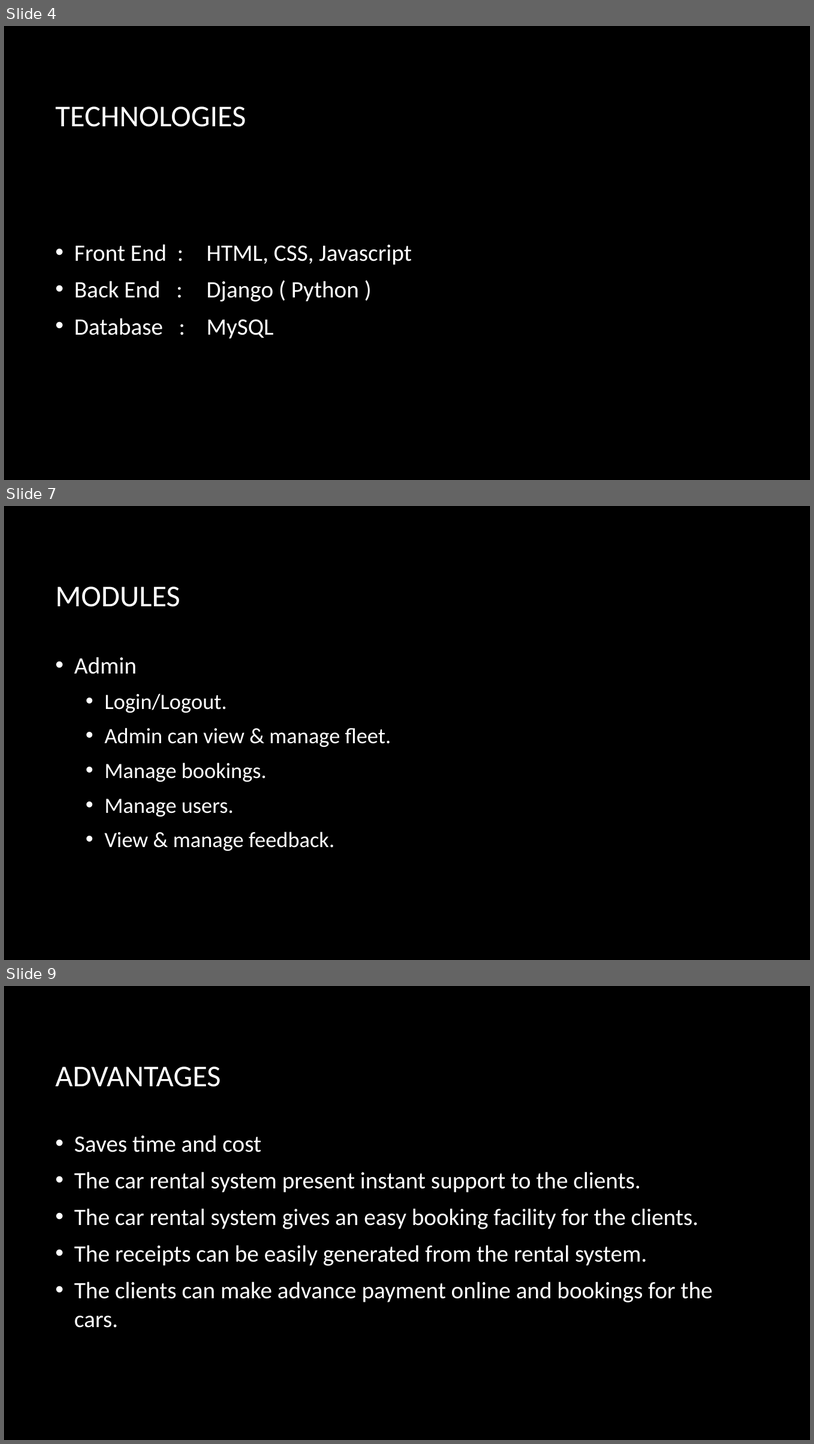
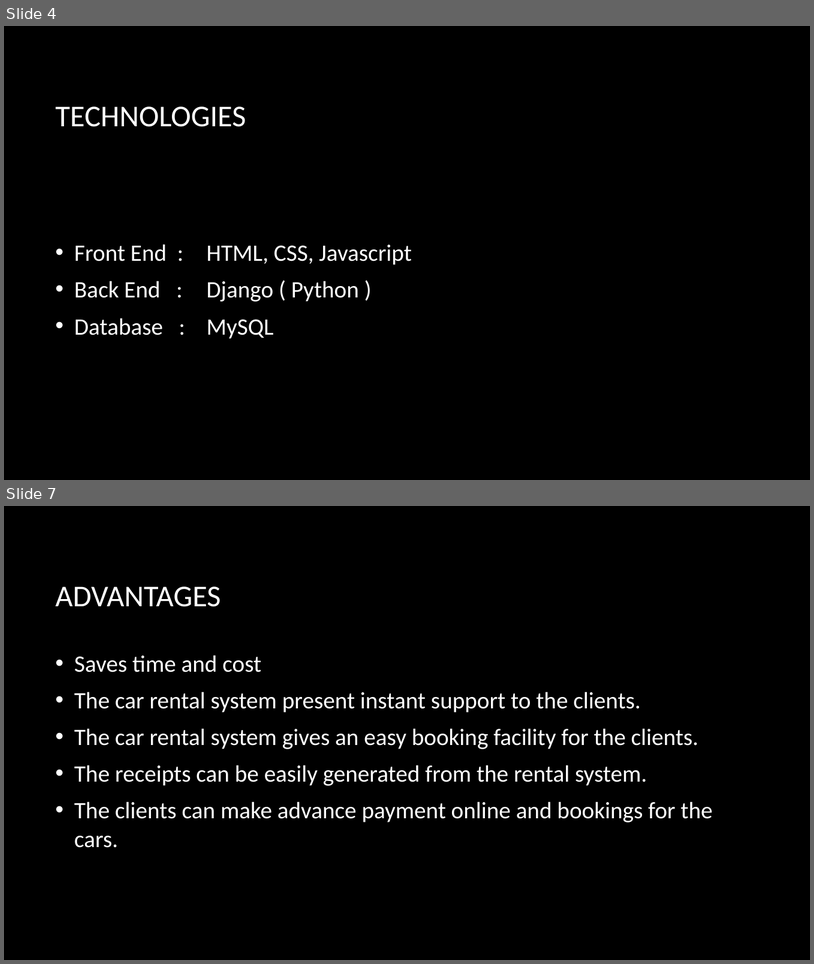
Before and after one commit to harshil037/carrent, a slide deck: Car rental system (2).pptx. Shown one above the other, each under a label of ours: slides 4, 7 and 9 before the commit, slides 4 and 7 after it; the slides between them are not shown. The pictures are 814x1444 and 814x964 pixels, drawn with LibreOffice and Linux fonts; fonts in the diff are those of the drawing; background and template pictures are left out. Boxes give left, top, right and bottom in pixels: in the first picture for what was removed or moved away, otherwise in the second. Text is boxed around its words. In the diff, an @@ line names an element or a change of style, - is before the commit and + after.

```diff
--- a/Car rental system (2).pptx
+++ b/Car rental system (2).pptx
@@ slide 7 removed at [4,506,810,960], background picture (left out) @@
@@ title removed at [56,586,180,607] @@
-MODULES
@@ text removed at [74,657,392,851] @@
-• Admin
-  • Login/Logout.
-  • Admin can view & manage fleet.
-  • Manage bookings.
-  • Manage users.
-  • View & manage feedback.
@@ what was slide 9 is now slide 7 @@
```
Also in this commit, not shown: 7 slides changed, 1 slide added, 2 other slides removed, 5 other files.
